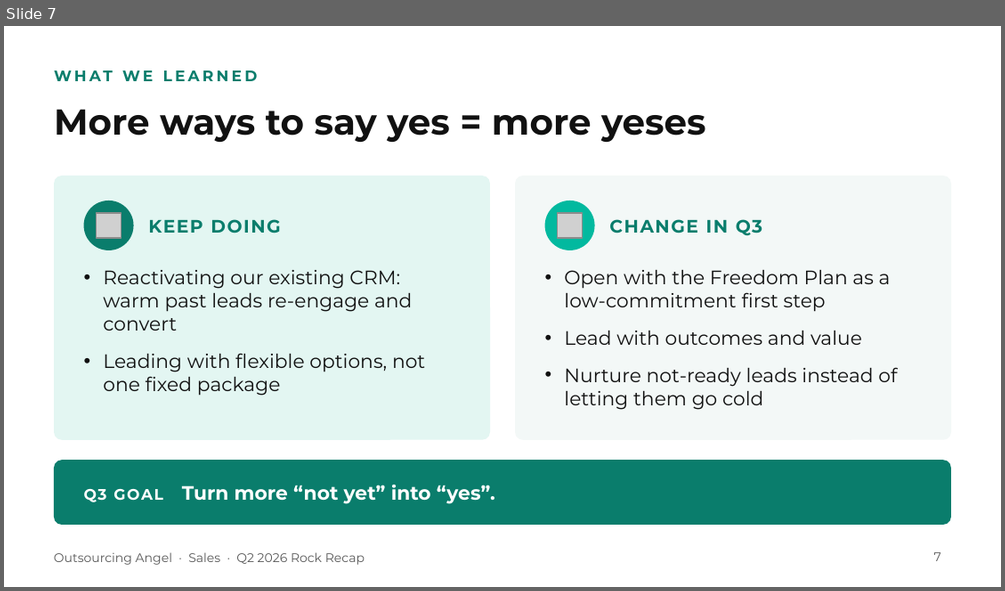
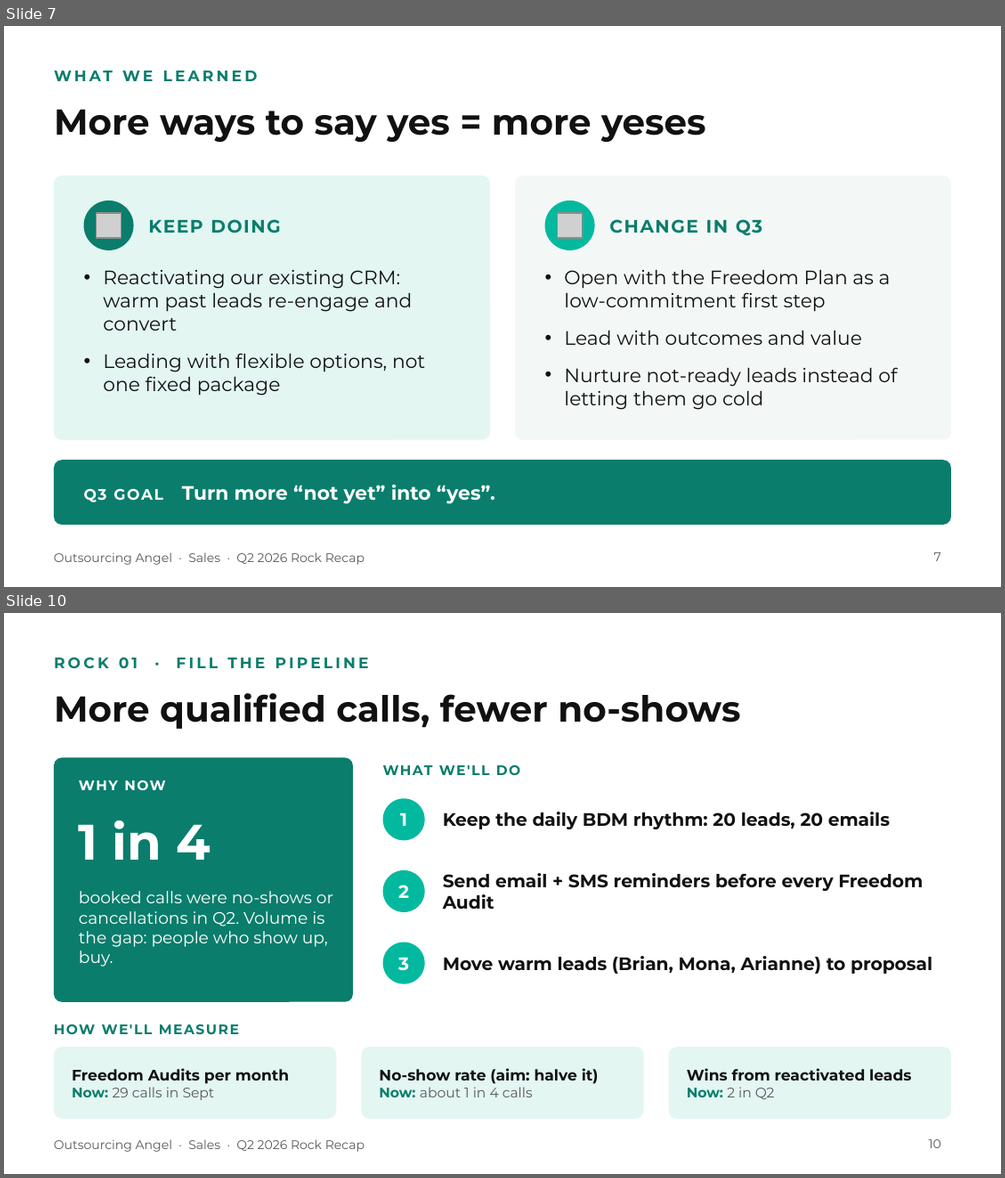
Before and after one commit to gail-gif/OA, a slide deck: OA_Q2_Sales_Rock_Recap_Refined.pptx. Shown one above the other, each under a label of ours: slide 7 before the commit, slides 7 and 10 after it; the slides between them are not shown. The pictures are 1005x591 and 1005x1178 pixels, drawn with LibreOffice and Linux fonts; fonts in the diff are those of the drawing; grey boxes stand for pictures. Boxes give left, top, right and bottom in pixels: in the first picture for what was removed or moved away, otherwise in the second. Text is boxed around its words. In the diff, an @@ line names an element or a change of style, - is before the commit and + after.

```diff
--- a/OA_Q2_Sales_Rock_Recap_Refined.pptx
+++ b/OA_Q2_Sales_Rock_Recap_Refined.pptx
@@ slide 10 added at [4,613,1001,1174], background #FFFFFF; not listed: 1 template element that a slide beside it also shows @@
@@ text added at [54,657,369,669], 11 pt, text #0A7D6C, bold @@
+ROCK 01 · FILL THE PIPELINE
@@ title added at [54,693,740,729], 26 pt, text #111111, bold @@
+More qualified calls, fewer no-shows
@@ rounded rectangle added at [54,757,353,1002], fill #0A7D6C @@
@@ text added at [383,765,520,775], 10 pt, text #0A7D6C, bold @@
+WHAT WE'LL DO
@@ text added at [79,780,165,790], 10 pt, text #FFFFFF, bold @@
+WHY NOW
@@ ellipse added at [383,798,425,840], fill #02B99F @@
@@ text added at [79,820,210,860], 36 pt, text #FFFFFF, bold @@
+1 in 4
@@ text added at [400,812,407,826], 13 pt, text #FFFFFF, bold @@
+1
@@ text added at [443,811,890,829], 13 pt, text #111111, bold @@
+Keep the daily BDM rhythm: 20 leads, 20 emails
@@ ellipse added at [383,870,425,912], fill #02B99F @@
@@ text added at [443,873,922,908], 13 pt, text #111111, bold @@
+Send email + SMS reminders before every Freedom Audit
@@ text added at [79,891,333,966], 12 pt, text #FFFFFF @@
+booked calls were no-shows or cancellations in Q2. Volume is the gap: people who show up, buy.
@@ text added at [398,884,409,898], 13 pt, text #FFFFFF, bold @@
+2
@@ ellipse added at [383,942,425,984], fill #02B99F @@
@@ text added at [398,957,409,971], 13 pt, text #FFFFFF, bold @@
+3
@@ text added at [443,956,932,973], 13 pt, text #111111, bold @@
+Move warm leads (Brian, Mona, Arianne) to proposal
@@ text added at [54,1024,239,1034], 10 pt, text #0A7D6C, bold @@
+HOW WE'LL MEASURE
@@ rounded rectangle added at [54,1046,336,1119], fill #E3F6F2 @@
@@ rounded rectangle added at [361,1046,643,1119], fill #E3F6F2 @@
@@ rounded rectangle added at [669,1046,951,1119], fill #E3F6F2 @@
@@ text added at [72,1068,289,1100], 11 pt, text #111111, bold @@
+Freedom Audits per month
+Now: 29 calls in Sept
@@ text added at [379,1068,599,1097], 11 pt, text #111111, bold @@
+No-show rate (aim: halve it)
+Now: about 1 in 4 calls
@@ text added at [687,1068,911,1099], 11 pt, text #111111, bold @@
+Wins from reactivated leads
+Now: 2 in Q2
@@ page number added at [929,1139,941,1148], 9 pt, text #5A5A5A @@
+10
```
Also in this commit, not shown: 4 slides changed, 3 other slides added.
